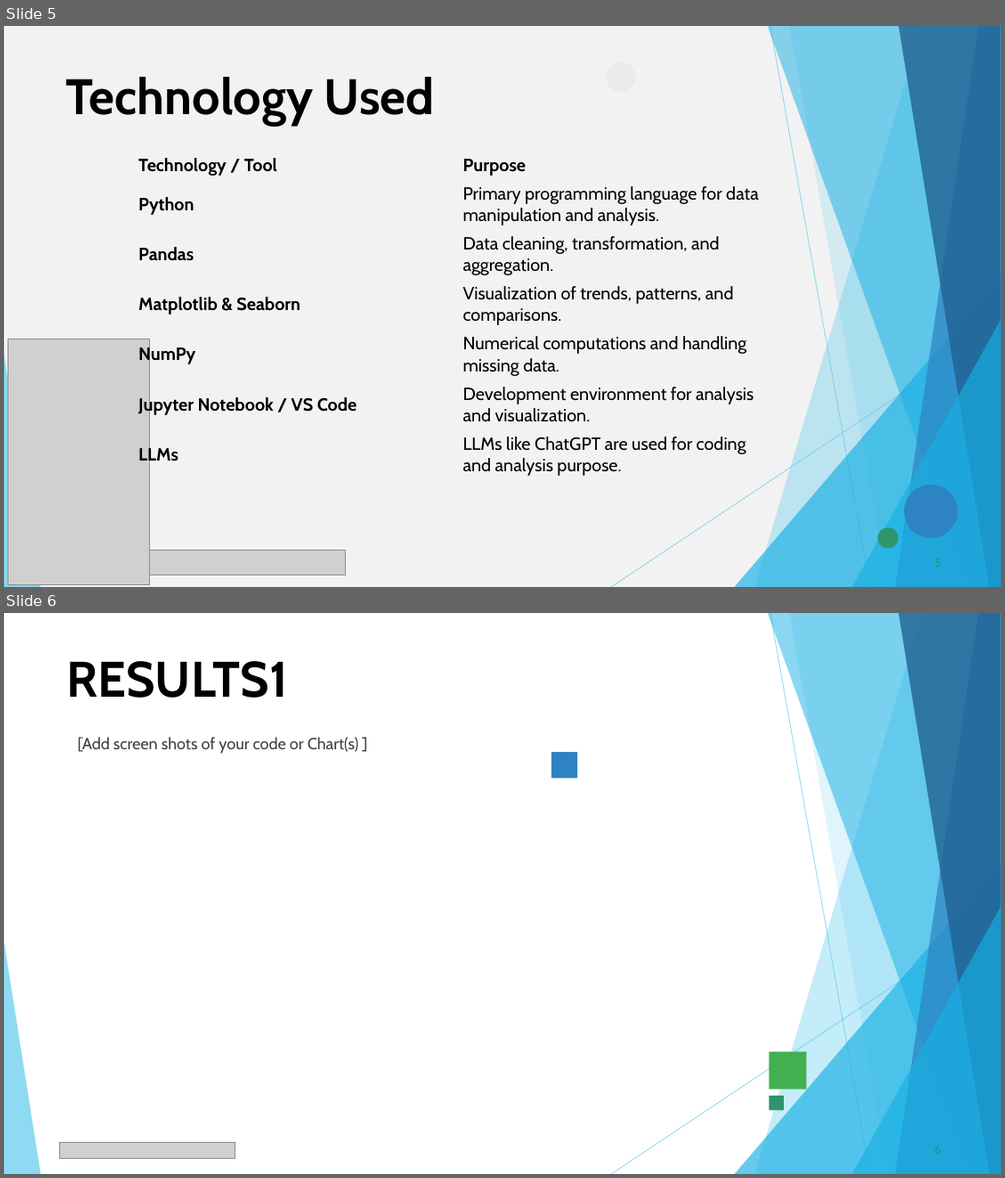
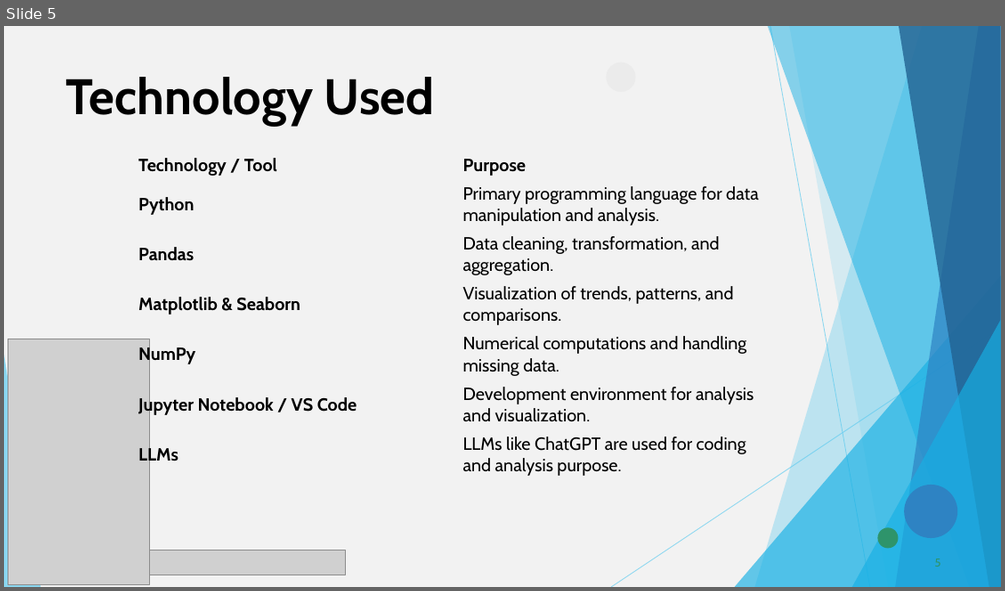
Before and after one commit to 1905Pras/VOIS_AICTE_Oct2025_MajorProject_Prasanth-M, a slide deck: Prasanth M_Netflix Data Analysis Project PPT.pptx. Shown one above the other, each under a label of ours: slides 5 and 6 before the commit, slide 5 after it. The pictures are 1005x1178 and 1005x591 pixels, drawn with LibreOffice and Linux fonts; fonts in the diff are those of the drawing; grey boxes stand for pictures. Boxes give left, top, right and bottom in pixels: in the first picture for what was removed or moved away, otherwise in the second. Text is boxed around its words. In the diff, an @@ line names an element or a change of style, - is before the commit and + after.

```diff
--- a/Prasanth M_Netflix Data Analysis Project PPT.pptx
+++ b/Prasanth M_Netflix Data Analysis Project PPT.pptx
@@ slide 6 removed at bbox=[4, 613, 1001, 1174], background #FFFFFF; not listed: 11 template elements that a slide beside it also shows @@
@@ title removed at bbox=[67, 661, 288, 698] @@
-RESULTS1
@@ text removed at bbox=[78, 737, 359, 754] @@
-[Add screen shots of your code or Chart(s) ]
@@ rectangle removed at bbox=[551, 752, 577, 779] @@
@@ rectangle removed at bbox=[769, 1052, 807, 1089] @@
@@ rectangle removed at bbox=[769, 1095, 784, 1111] @@
@@ picture removed at bbox=[59, 1143, 235, 1159] @@
```
Also in this commit, not shown: 4 slides changed, 4 slides added, 2 other slides removed.
